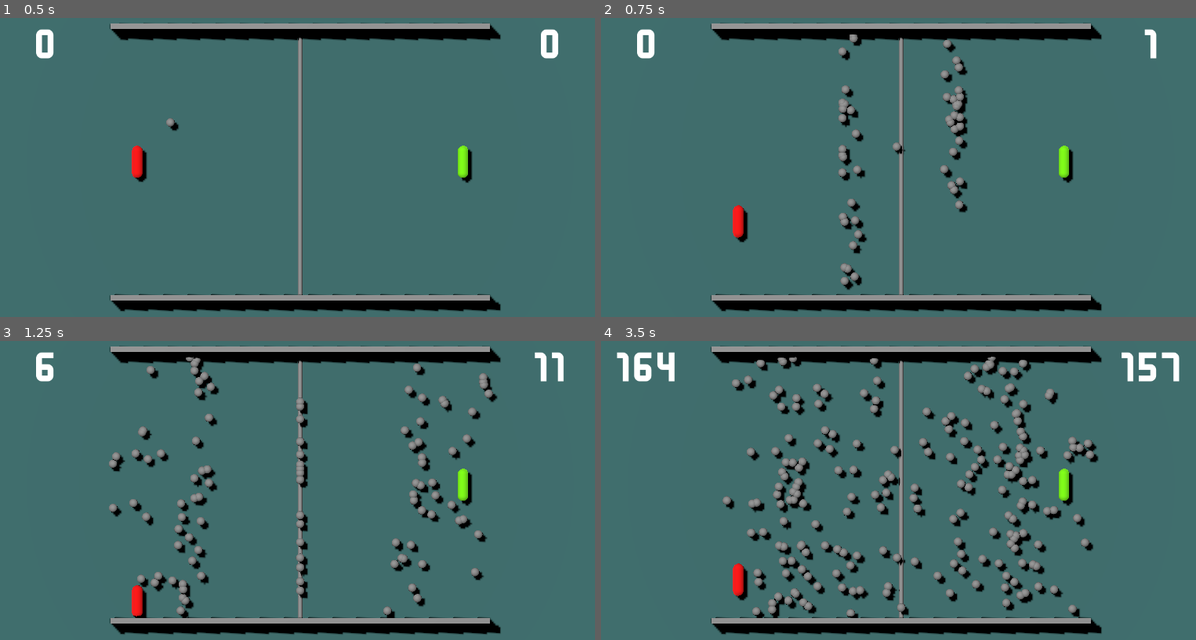
Above: before the commit, frames 1-4 (two rows, left to right).
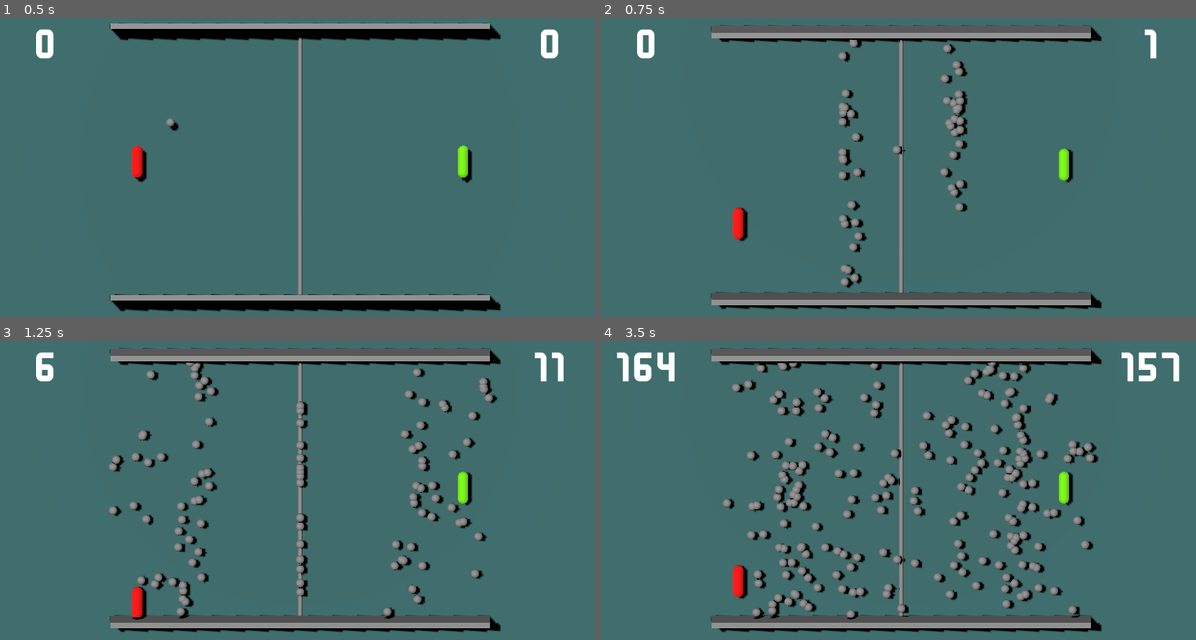
Above: after the commit, the same moments.

Repository: 5tr1k3r/tier_01_pong
Game: Godot game, scene res://game/main.tscn
The game is run twice, just before and just after one commit, with the same random seed, the same clock (stepped at 60 frames per second) and the same inputs.
Inputs:
- Up to frame 1 (0.5 s): no input
- Up to frame 2 (0.75 s): tap Enter (ui_accept) at 0.5 s; hold Page Up (ui_page_up) from 0.53 s (still down); hold S (p2_move_down) from 0.53 s (still down)
- Up to frame 3 (1.25 s): keep holding Page Up (ui_page_up); keep holding S (p2_move_down); tap Enter (ui_accept) at 0.77 s
- Up to frame 4 (3.5 s): release Page Up (ui_page_up) at 1.28 s; release S (p2_move_down) at 1.28 s; hold Page Down (ui_page_down) 1.28-2.03 s; tap W (p2_move_up) at 1.35, 2.85 s; tap Enter (ui_accept) at 1.52, 3.02 s; hold S (p2_move_down) 2.03-2.78 s; hold Page Up (ui_page_up) from 2.03 s (still down)

Frame 1 is identical in both runs. In frame 2, 8.6% of the frame differs, in the area x 18-85%, y 1-99%; in frame 3, 10%; in frame 4, 14%.

Commit message:
add camera angle controls

Diff:
--- a/game/main.gd
+++ b/game/main.gd
@@ -30,6 +30,12 @@
 		for _i in range(50):
 			spawn_ball()
 
+	if event.is_action_pressed("ui_page_down"):
+		camera_pivot.rotation.x += deg_to_rad(10)
+
+	if event.is_action_pressed("ui_page_up"):
+		camera_pivot.rotation.x -= deg_to_rad(10)
+
 func update_score(scoring_side: Enums.PlayerSide):
 	match scoring_side:
 		Enums.PlayerSide.RIGHT:
